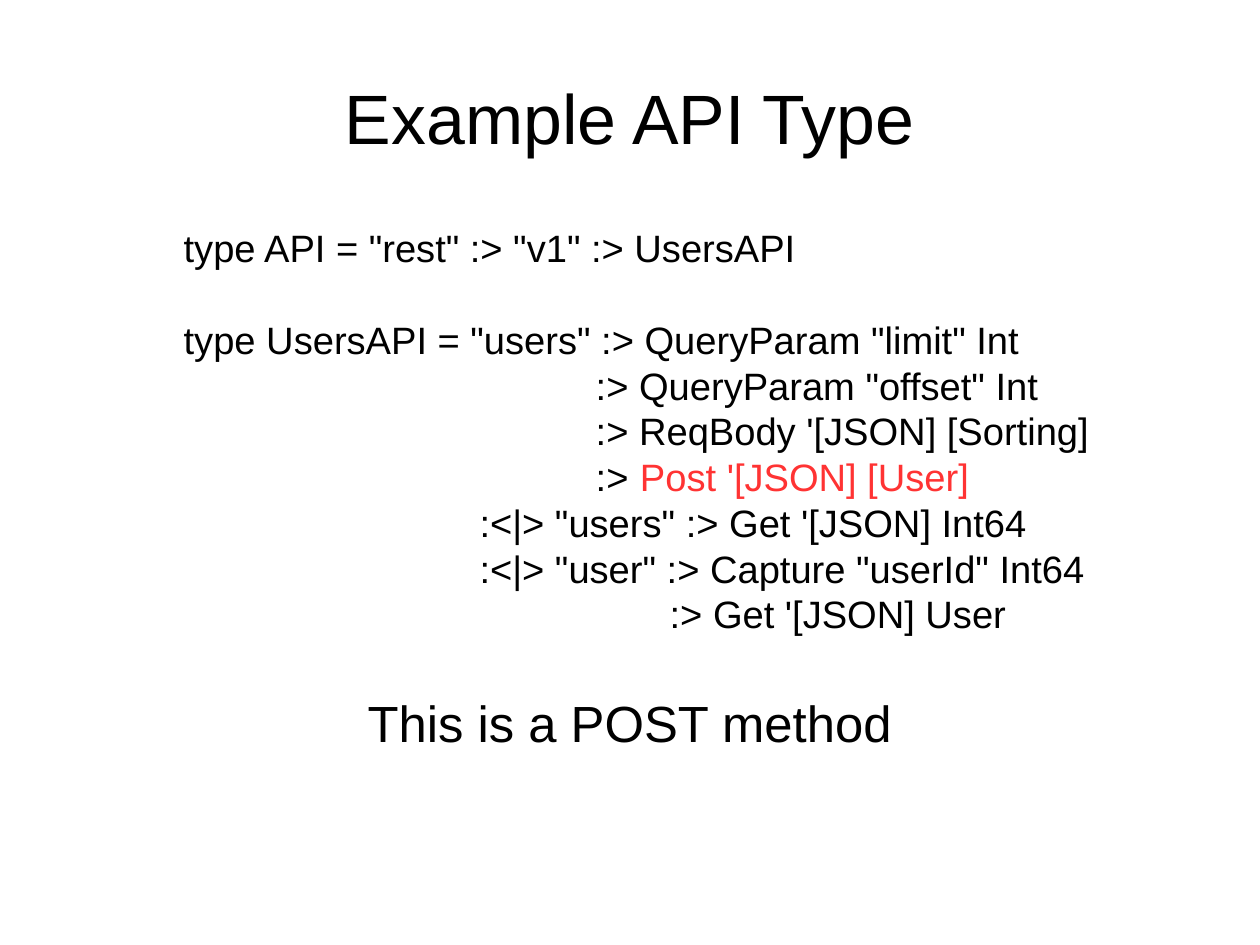
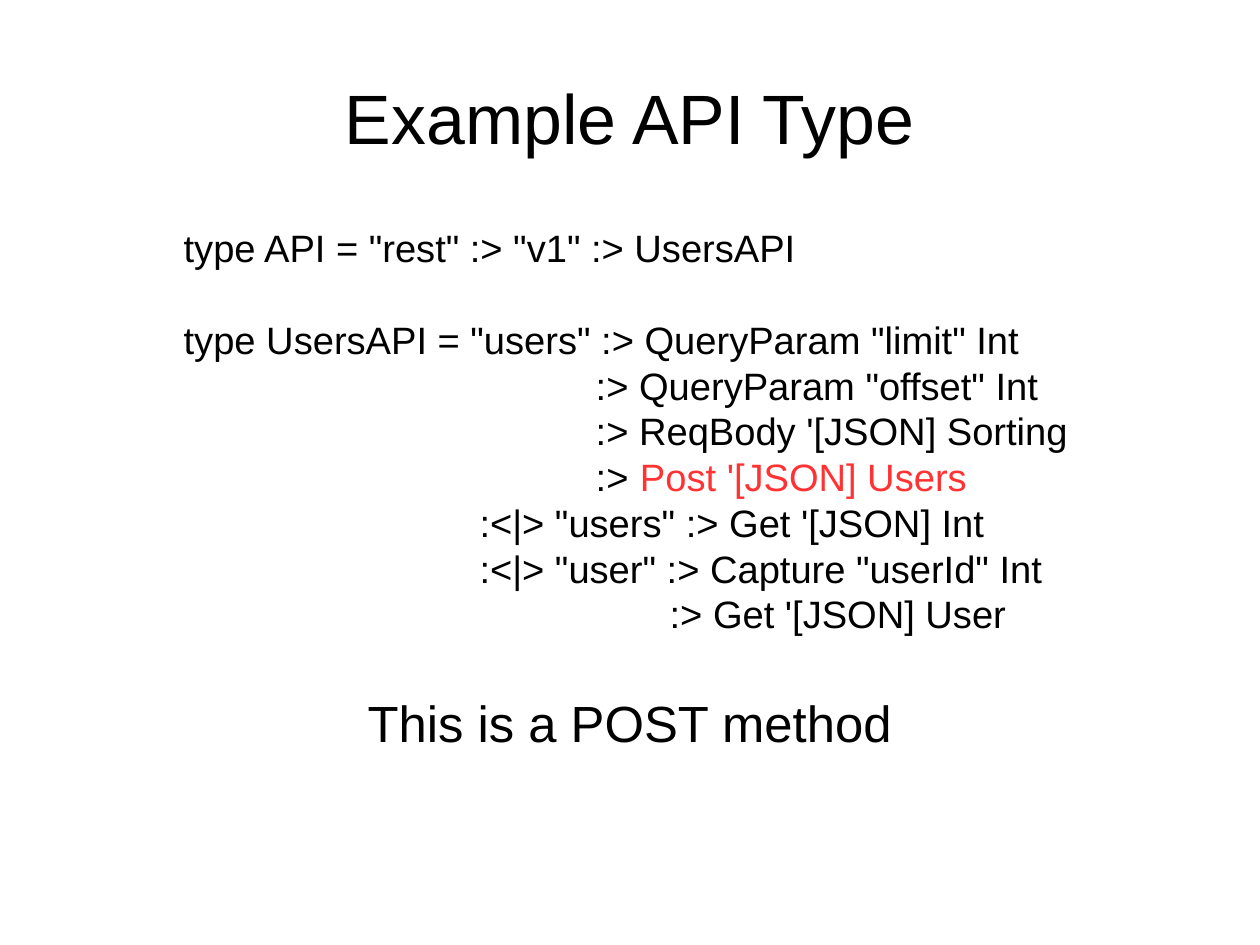
Before and after one commit to bhurt/presentations, a slide deck: slide 30 of webserve.odp. Drawn at 1260x945 pixels with LibreOffice and Linux fonts; fonts in the diff are those of the drawing. Boxes give left, top, right and bottom in pixels: in the first picture for what was removed or moved away, otherwise in the second. Text is boxed around its words. In the diff, an @@ line names an element or a change of style, - is before the commit and + after.

```diff
--- a/webserve.odp
+++ b/webserve.odp
@@ subtitle at box(555, 417, 1068, 591): text changed @@
-:> ReqBody '[JSON] [Sorting]
-:> Post '[JSON] [User]
-:<|> "users" :> Get '[JSON] Int64
-:<|> "user" :> Capture "userId" Int64
+:> ReqBody '[JSON] Sorting
+:> Post '[JSON] Users
+:<|> "users" :> Get '[JSON] Int
+:<|> "user" :> Capture "userId" Int
```
Also in this commit, not shown: 20 other slides changed, 1 slide added.
